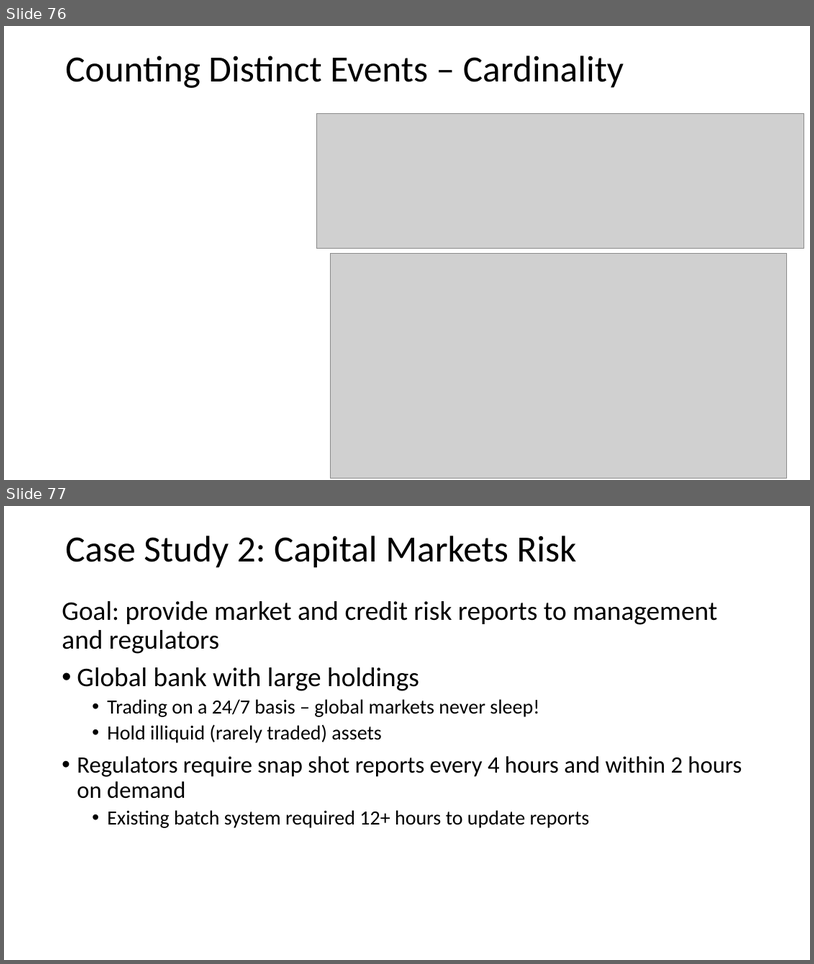
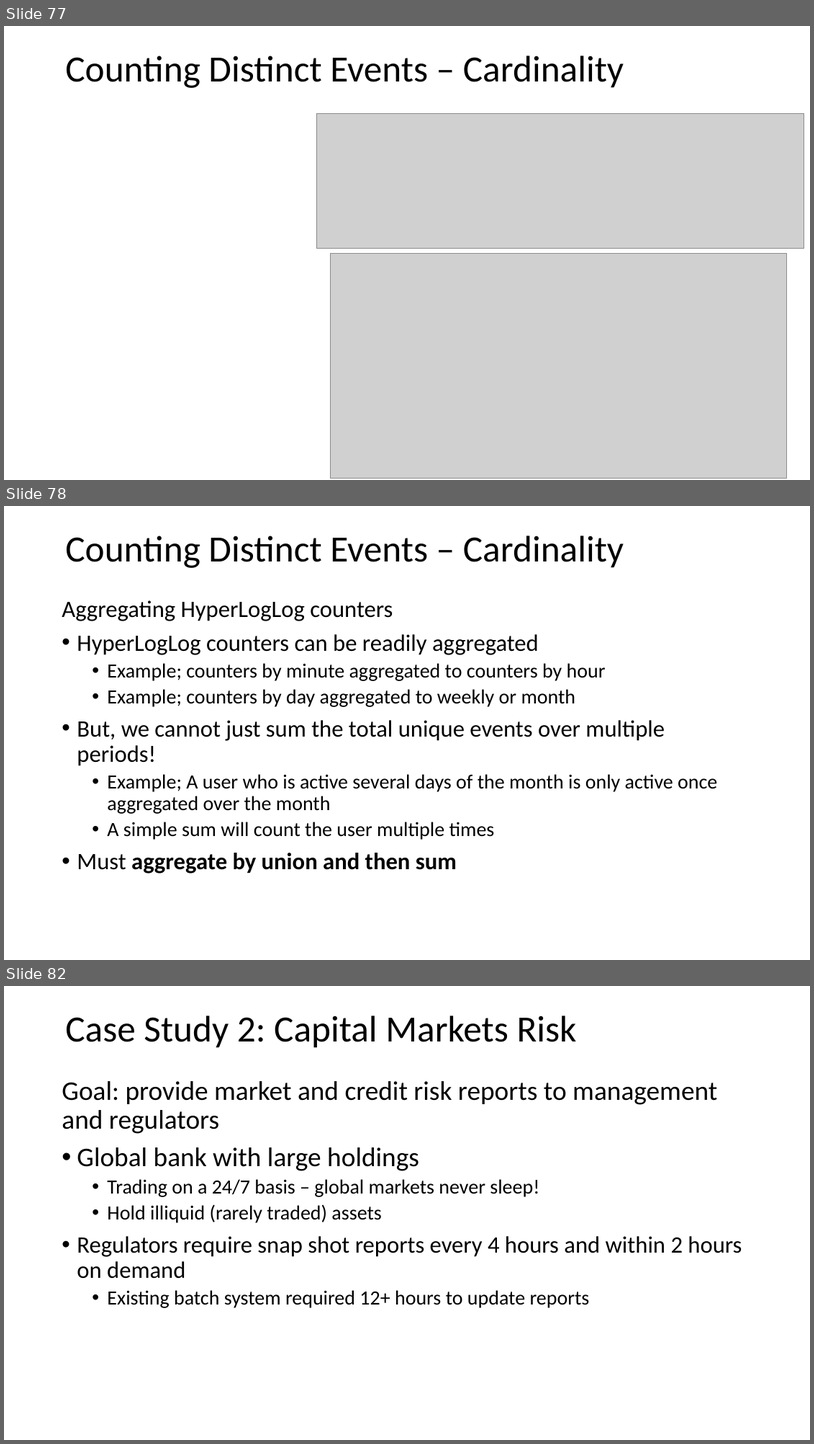
Before and after one commit to StephenElston/CSCI-E-108, a slide deck: slides/3_StreamingAnalytics.pptx. Shown one above the other, each under a label of ours: slides 76 and 77 before the commit, slides 77, 78 and 82 after it; the slides between them are not shown. The pictures are 814x964 and 814x1444 pixels, drawn with LibreOffice and Linux fonts; fonts in the diff are those of the drawing; grey boxes stand for pictures. Boxes give left, top, right and bottom in pixels: in the first picture for what was removed or moved away, otherwise in the second. Text is boxed around its words. In the diff, an @@ line names an element or a change of style, - is before the commit and + after.

```diff
--- a/slides/3_StreamingAnalytics.pptx
+++ b/slides/3_StreamingAnalytics.pptx
@@ slide 78 added at (4, 506, 810, 960), background #FFFFFF @@
@@ text added at (65, 536, 624, 568), 44 pt, text #000000 @@
+Counting Distinct Events – Cardinality
@@ text added at (62, 600, 718, 873), 24 pt, text #000000 @@
+Aggregating HyperLogLog counters
+• HyperLogLog counters can be readily aggregated
+  • Example; counters by minute aggregated to counters by hour
+  • Example; counters by day aggregated to weekly or month
+• But, we cannot just sum the total unique events over multiple periods!
+  • Example; A user who is active several days of the month is only active once aggregated over the month
+  • A simple sum will count the user multiple times
+• Must aggregate by union and then sum
@@ what was slide 76 is now slide 77 @@
@@ what was slide 77 is now slide 82 @@
```
Also in this commit, not shown: 6 slides changed, 4 other slides added.
